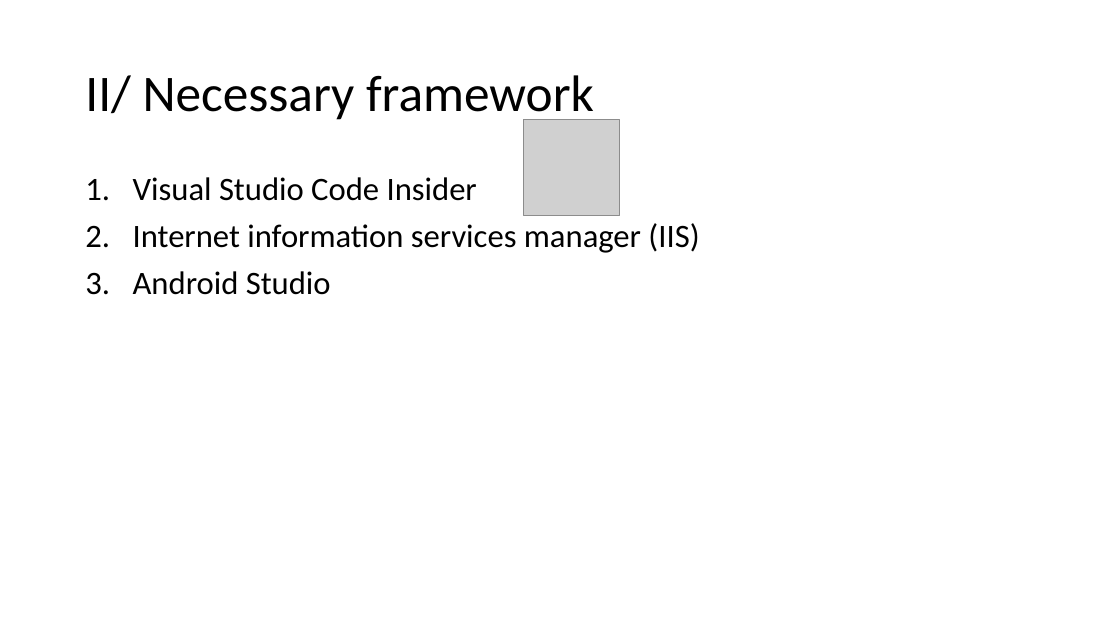
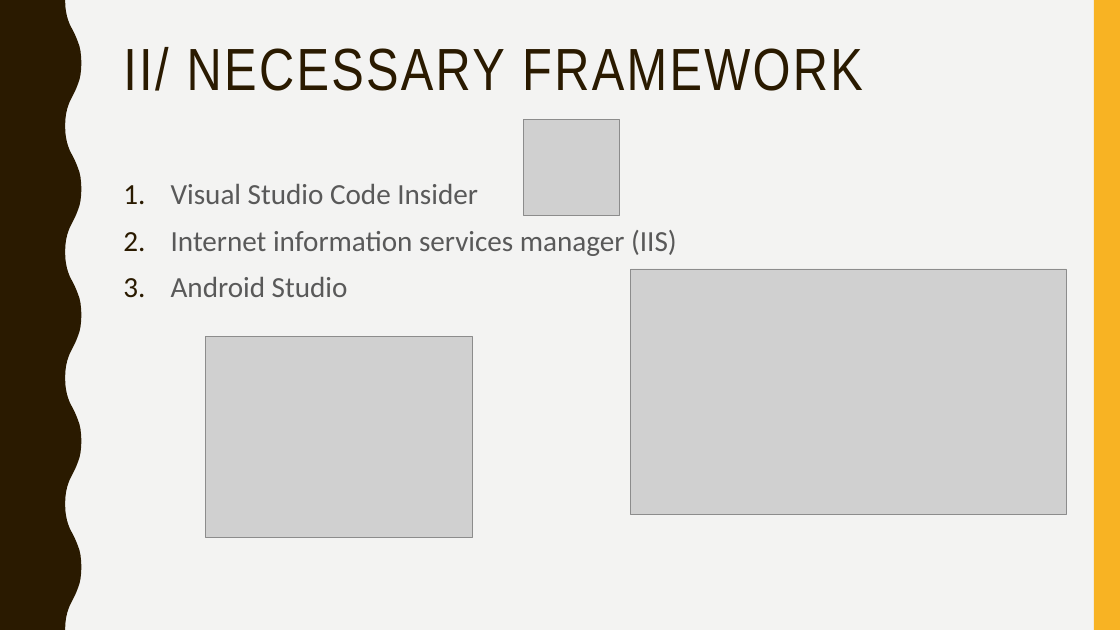
Before and after one commit to GiangHLe/GPS, a slide deck: slide 9 of GPS DETECTER PROJECT.pptx (slide 6 before the commit). Drawn at 1120x630 pixels with LibreOffice and Linux fonts; fonts in the diff are those of the drawing; grey boxes stand for pictures. Boxes give left, top, right and bottom in pixels: in the first picture for what was removed or moved away, otherwise in the second. Text is boxed around its words. In the diff, an @@ line names an element or a change of style, - is before the commit and + after.

```diff
--- a/GPS DETECTER PROJECT.pptx
+++ b/GPS DETECTER PROJECT.pptx
@@ background #FFFFFF to #F3F3F2 @@
@@ freeform shape added at (0, 0, 82, 630), fill #2A1A00 @@
@@ rectangle added at (1094, 0, 1120, 630), fill #F8B323 @@
@@ title "II/ NECESSARY FRAMEWORK" at (123, 47, 863, 91): vertical alignment middle to top @@
@@ title at (123, 47, 863, 91): text changed; size 44 to 51 pt; font Calibri to Arial Narrow; text colour #000000 to #2A1A00 @@
-II/ Necessary framework
+II/ NECESSARY FRAMEWORK
@@ text "Visual Studio Code Insider": place and size @@
-text "Visual Studio Code Insider" at (133, 177, 699, 295)
+text "Visual Studio Code Insider" at (171, 184, 677, 297)
@@ text "Visual Studio Code Insider" at (171, 184, 677, 297): size 28 to 25 pt, text colour #000000 to #595959; line spacing 0.9 to 1.1; less space between paragraphs @@
@@ picture added at (631, 269, 1067, 514) @@
@@ picture added at (205, 337, 472, 538) @@
```
Also in this commit, not shown: 5 other slides changed, 9 slides added, 5 slides removed.
